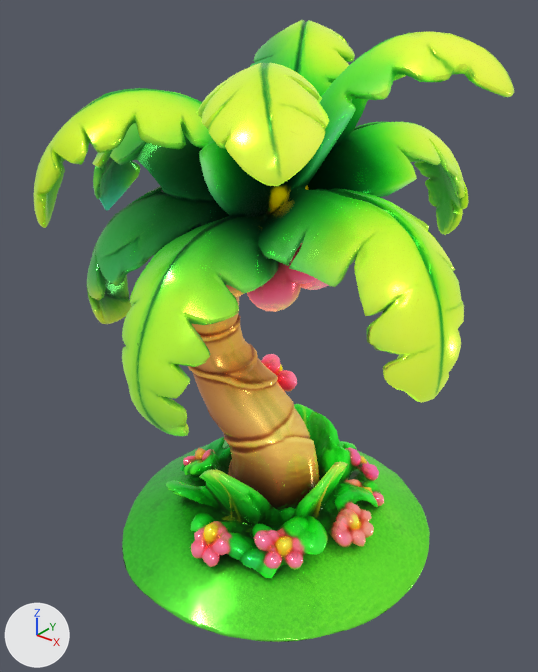
Two versions of the glTF model assets/3d/character/tree2.glb, one commit apart.
One viewpoint serves both versions: a camera (50 mm lens) standing at (0.805, -1.028, 0.576) and looking at (0.001, -0.023, -0.047). The axes (+X, +Y, +Z) are drawn at lower left. The lights are the same throughout. The picture after the commit comes second. Where no turn or scale is listed for an object, it has been applied to the vertices.
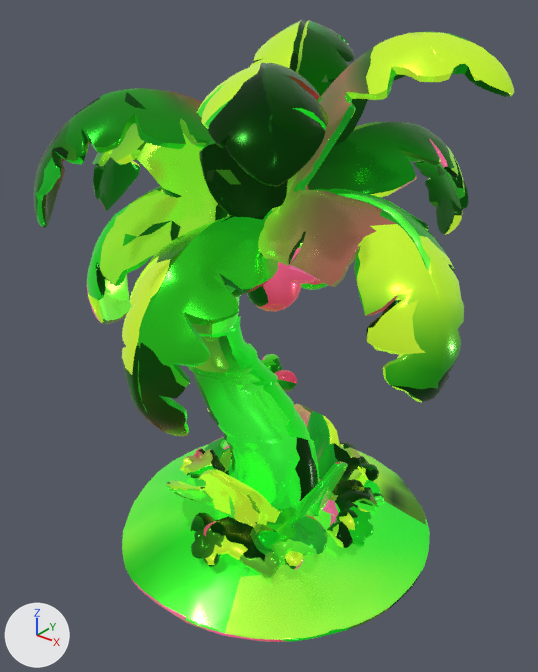
Commit message: fix(assets): tree2.glb 移除 KHR_texture_transform extension — 試解 GLTFLoader.parse hang

Where the change shows, as pixel boxes [x1, y1, x2, y2] in the pictures (538 x 672 px):
'Mesh_0', surface changed
    both: [34, 20, 514, 642]

Diff of the bpy script that builds the scene:
```diff
--- a/assets/3d/character/tree2.glb.py
+++ b/assets/3d/character/tree2.glb.py
@@ mat_material_0 @@
 mat_material_0 = bpy.data.materials.new('material_0')
-# nodes: BsdfPrincipled, Mapping x2, OutputMaterial, TexImage x2, UVMap x2
+# nodes: BsdfPrincipled, OutputMaterial, TexImage x2
 # uses the picture img_image_0
```
